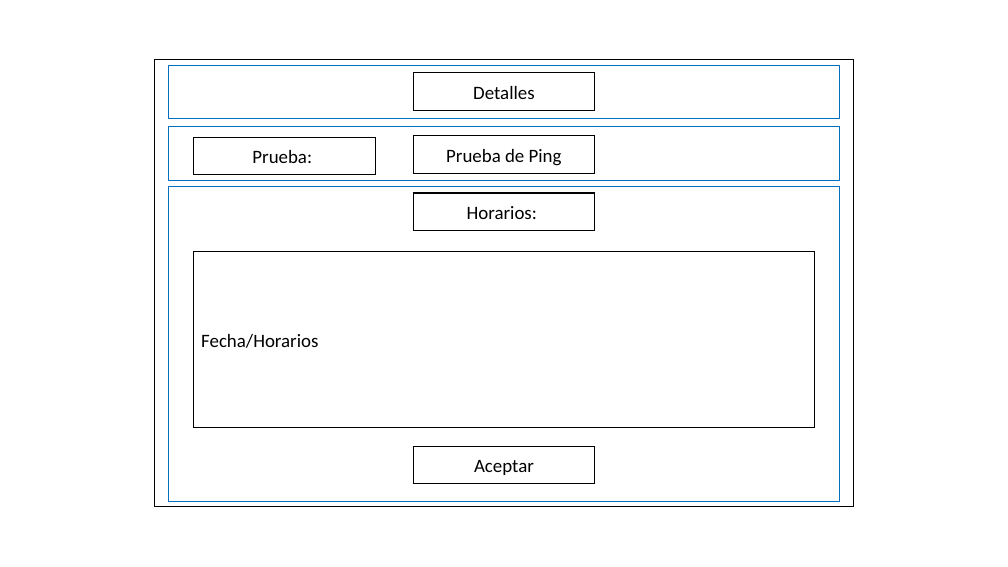
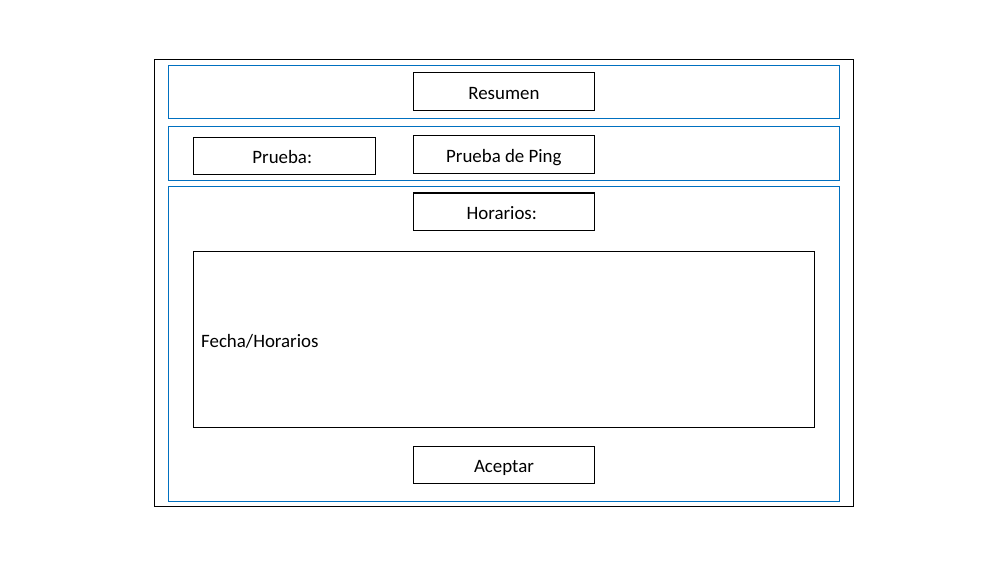
Before and after one commit to Radagast433/DowntimeRegister, a slide deck: slide 2 of Presentación1.pptx. Drawn at 1008x567 pixels with LibreOffice and Linux fonts; fonts in the diff are those of the drawing. Boxes give left, top, right and bottom in pixels: in the first picture for what was removed or moved away, otherwise in the second. Text is boxed around its words. In the diff, an @@ line names an element or a change of style, - is before the commit and + after.

```diff
--- a/Presentación1.pptx
+++ b/Presentación1.pptx
@@ text in rectangle at box(468, 87, 539, 99): text changed @@
-Detalles
+Resumen
```
Also in this commit, not shown: 1 other file.
